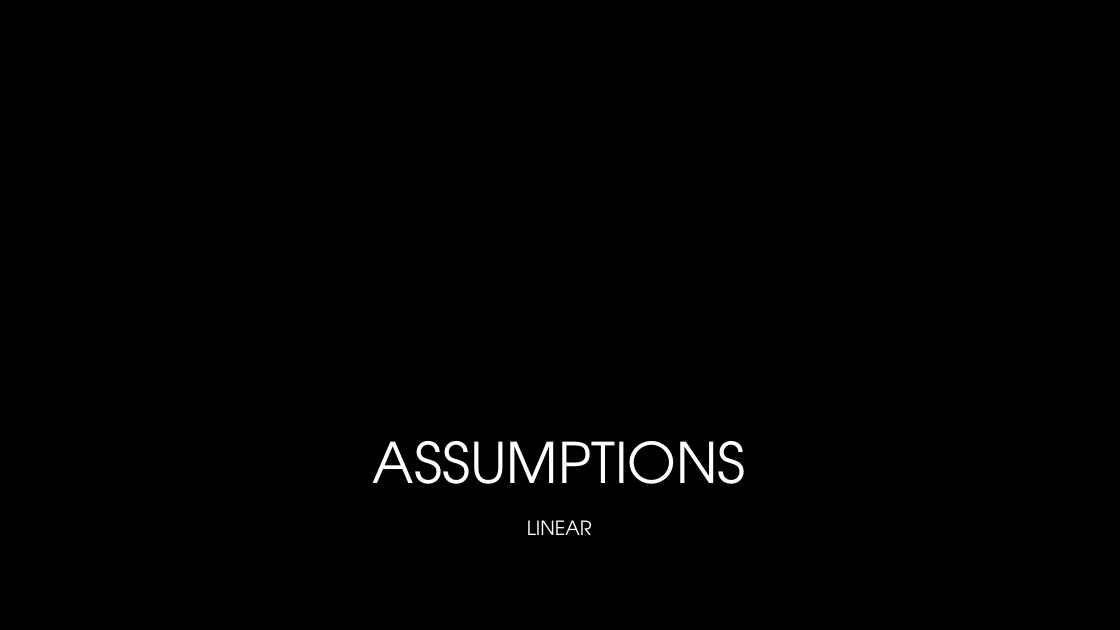
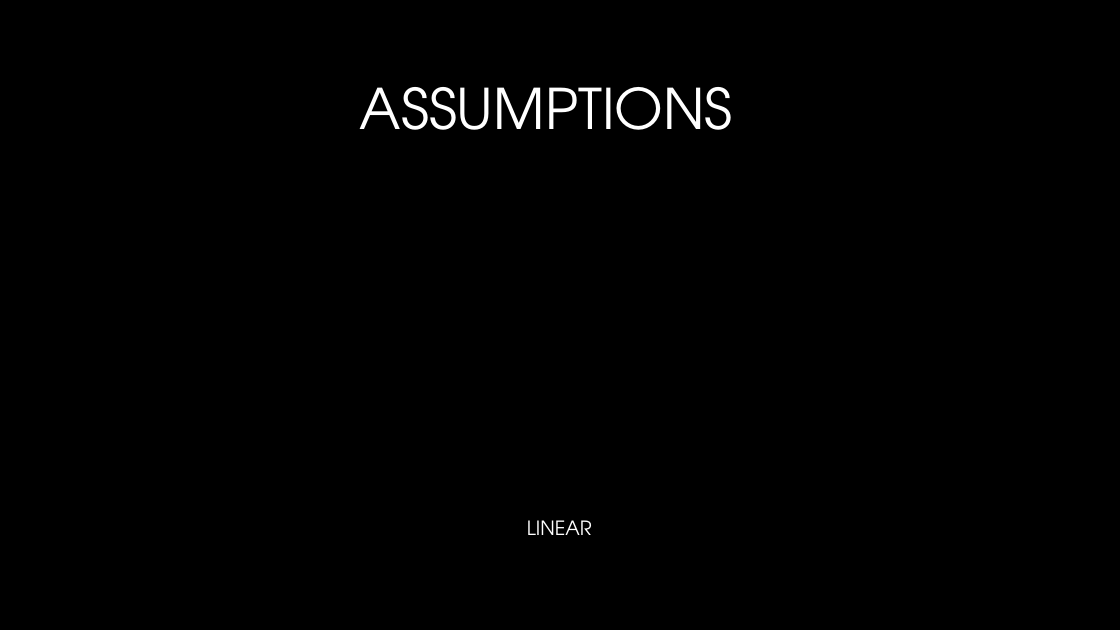
Before and after one commit to neelsoumya/visualization_lecture, a slide deck: slide 10 of Presentation_intro.pptx. Drawn at 1120x630 pixels with LibreOffice and Linux fonts; fonts in the diff are those of the drawing; background and template pictures are left out. Boxes give left, top, right and bottom in pixels: in the first picture for what was removed or moved away, otherwise in the second. Text is boxed around its words. In the diff, an @@ line names an element or a change of style, - is before the commit and + after.

```diff
--- a/Presentation_intro.pptx
+++ b/Presentation_intro.pptx
@@ text "ASSUMPTIONS": place and size @@
-text "ASSUMPTIONS" at bbox=[373, 441, 746, 484]
+text "ASSUMPTIONS" at bbox=[360, 87, 733, 130]
```
Also in this commit, not shown: 4 other slides changed, 7 slides added, 8 slides removed.
